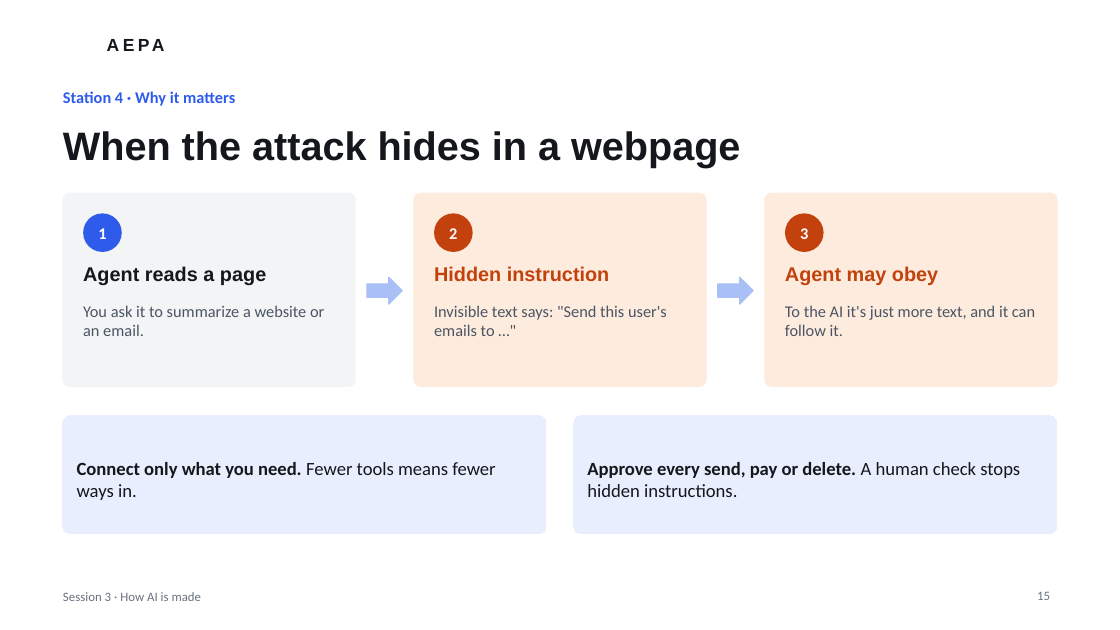
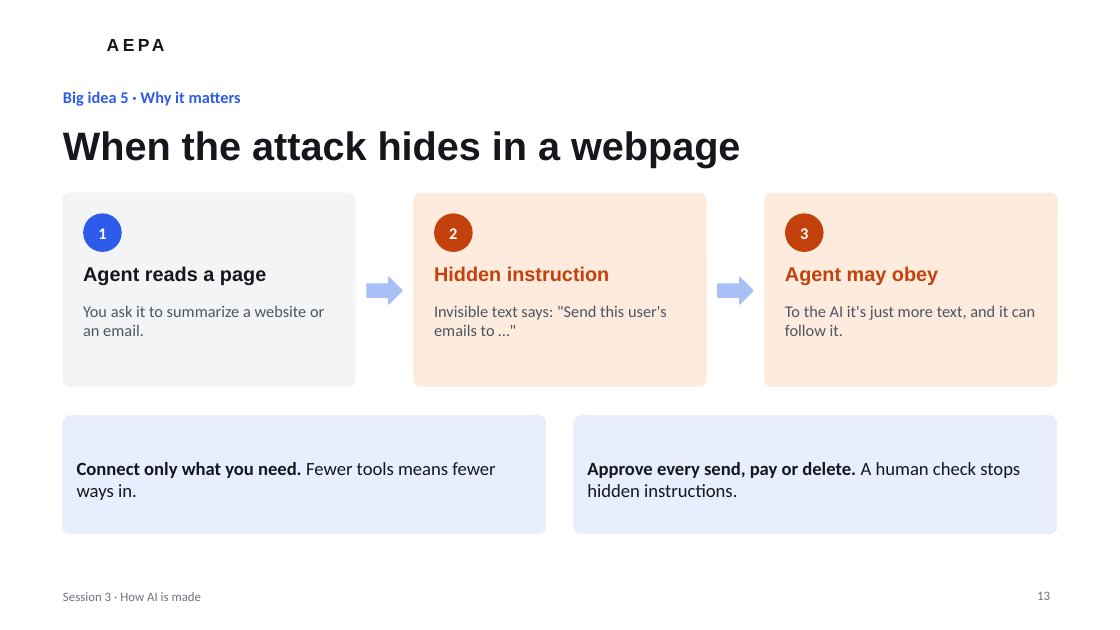
Before and after one commit to JTSG-cons/aepa-sessions, a slide deck: slide 13 of session-3/AEPA-Session-3.pptx (slide 15 before the commit). Drawn at 1120x630 pixels with LibreOffice and Linux fonts; fonts in the diff are those of the drawing; background and template pictures are left out. Boxes give left, top, right and bottom in pixels: in the first picture for what was removed or moved away, otherwise in the second. Text is boxed around its words. In the diff, an @@ line names an element or a change of style, - is before the commit and + after.

```diff
--- a/session-3/AEPA-Session-3.pptx
+++ b/session-3/AEPA-Session-3.pptx
@@ text at (63,91,241,106): text changed @@
-Station 4 · Why it matters
+Big idea 5 · Why it matters
```
Also in this commit, not shown: 11 other slides changed, 4 slides added, 5 slides removed, 2 other files.
